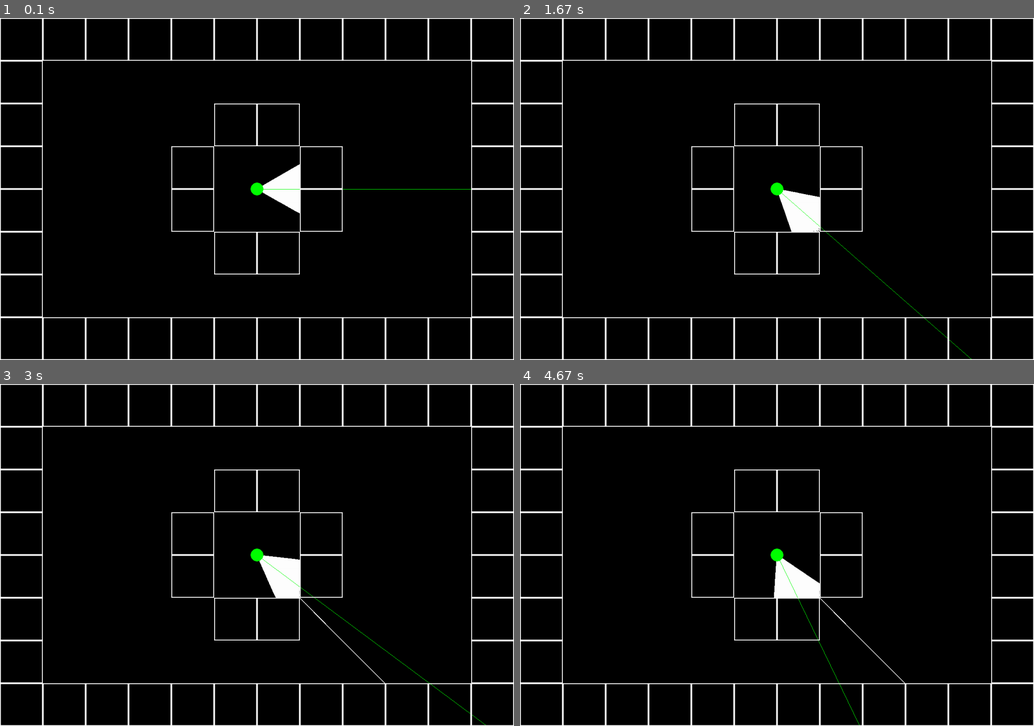
Above: before the commit, frames 1-4 (two rows, left to right).
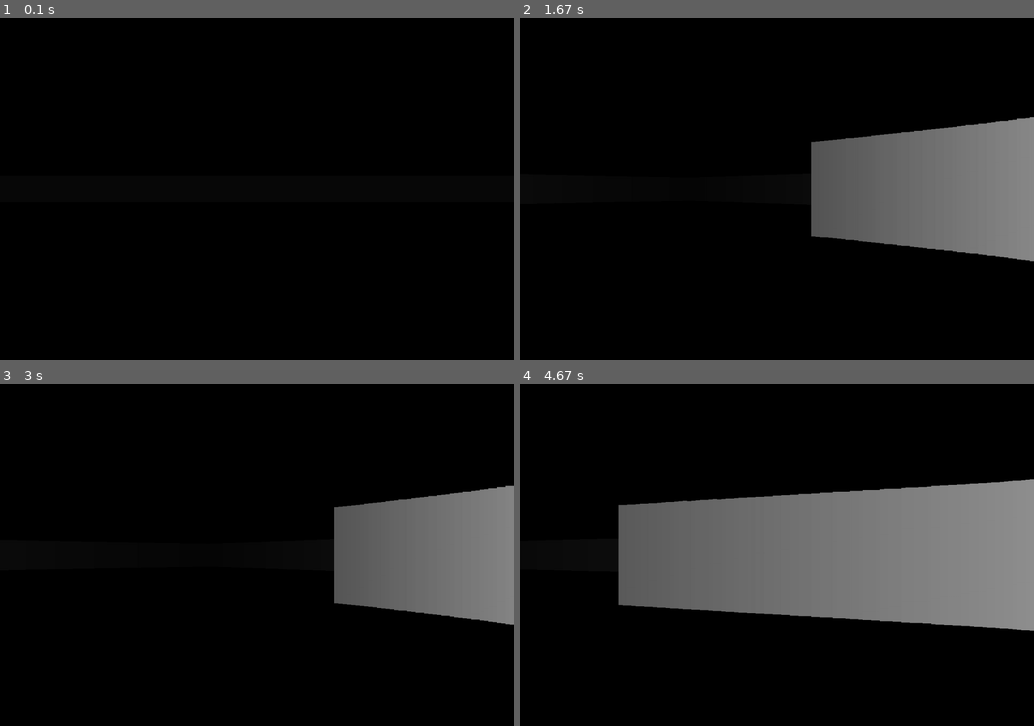
Above: after the commit, the same moments.

Repository: GSavelov/pygameLyceum
Game: pygame game, started from main.py
Same seed, same stepped clock (60 frames per second), same inputs: the game is played once before the commit and once after it.
Inputs:
- Up to frame 1 (0.1 s): no input
- Up to frame 2 (1.67 s): hold Right 0.33-0.8 s; hold Right 0.83-1.3 s; hold Left from 1.33 s (still down)
- Up to frame 3 (3 s): release Left at 1.87 s; hold Left 1.9-2.37 s; hold Right from 2.4 s (still down)
- Up to frame 4 (4.67 s): release Right at 3.03 s; hold Left 3.07-3.53 s; hold Right 3.57-4.03 s; hold Right 4.07-4.53 s; hold Left from 4.57 s (still down)

The runs differ from the first frame. In frame 1, 5.5% of the frame differs, in the area x 0-100%, y 0-100%; in frame 2, 20%; in frame 3, 17%; in frame 4, 33%.

Commit message:
Pseudo-3D, Technical task

Diff:
--- a/config.py
+++ b/config.py
@@ -21,3 +21,6 @@
 NUM_RAYS = 120
 MAX_DEPTH = 800
 DELTA_A = FOV / NUM_RAYS
+DISTANCE = NUM_RAYS / (2 * math.tan(H_FOV))
+PROJ_COEFF = 3 * DISTANCE * TILE
+SCALE = WIDTH // NUM_RAYS
--- a/main.py
+++ b/main.py
@@ -1,8 +1,6 @@
 import pygame
-import math
 from config import *
 from player import Player
-from map import world_map
 from rayCasting import ray_casting
 
 if __name__ == '__main__':
@@ -22,11 +20,5 @@
 
         ray_casting(screen, player.pos, player.angle)
 
-        pygame.draw.circle(screen, 'green', player.pos, 15)
-        pygame.draw.line(screen, 'green', player.pos, (player.x + WIDTH * math.cos(player.angle),
-                                                       player.y + WIDTH * math.sin(player.angle)))
-        for x, y in world_map:
-            pygame.draw.rect(screen, 'white', (x, y, TILE, TILE), 2)
-
         pygame.display.flip()
         clock.tick(FPS)
--- a/map.py
+++ b/map.py
@@ -3,10 +3,10 @@
 map_model = [
     'WWWWWWWWWWWW',
     'W..........W',
-    'W....WW....W',
-    'W...W..W...W',
-    'W...W..W...W',
-    'W....WW....W',
+    'W...WWW....W',
+    'W...W......W',
+    'W...W......W',
+    'W...WWW....W',
     'W..........W',
     'WWWWWWWWWWWW'
 ]
--- a/rayCasting.py
+++ b/rayCasting.py
@@ -12,7 +12,11 @@
         for depth in range(MAX_DEPTH):
             x = x0 + depth * cos_a
             y = y0 + depth * sin_a
-            pygame.draw.line(surface, 'white', pos, (x, y), 1)
             if (x // TILE * TILE, y // TILE * TILE) in world_map:
+                depth *= math.cos(angle - cur_angle)
+                c = 255 / (1 + depth * depth * 0.0001)
+                color = (c, c, c)
+                proj_height = PROJ_COEFF / (depth + 0.000001)
+                pygame.draw.rect(surface, color, (ray * SCALE, H_HEIGHT - proj_height // 2, SCALE, proj_height))
                 break
         cur_angle += DELTA_A
Not shown, added: task.md
